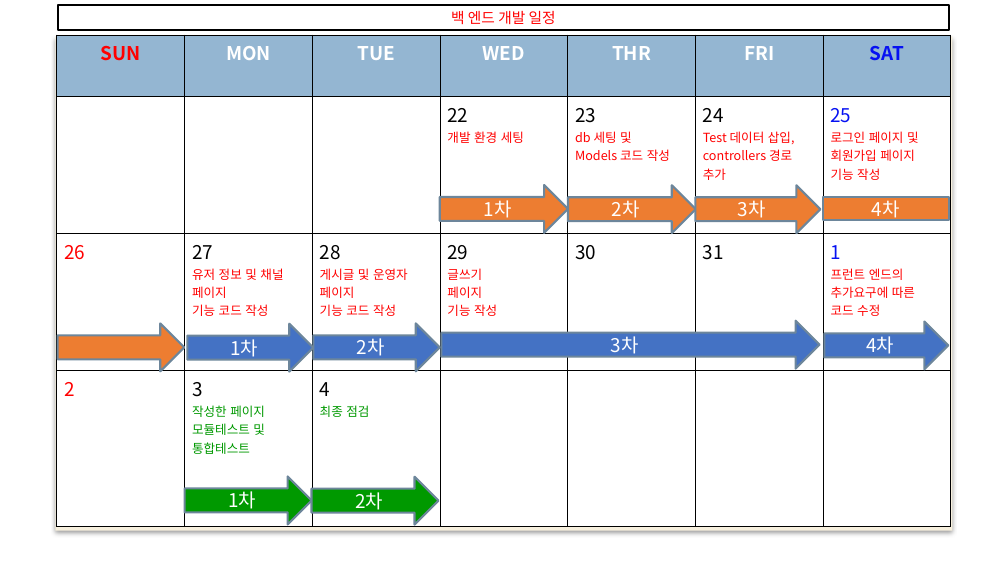
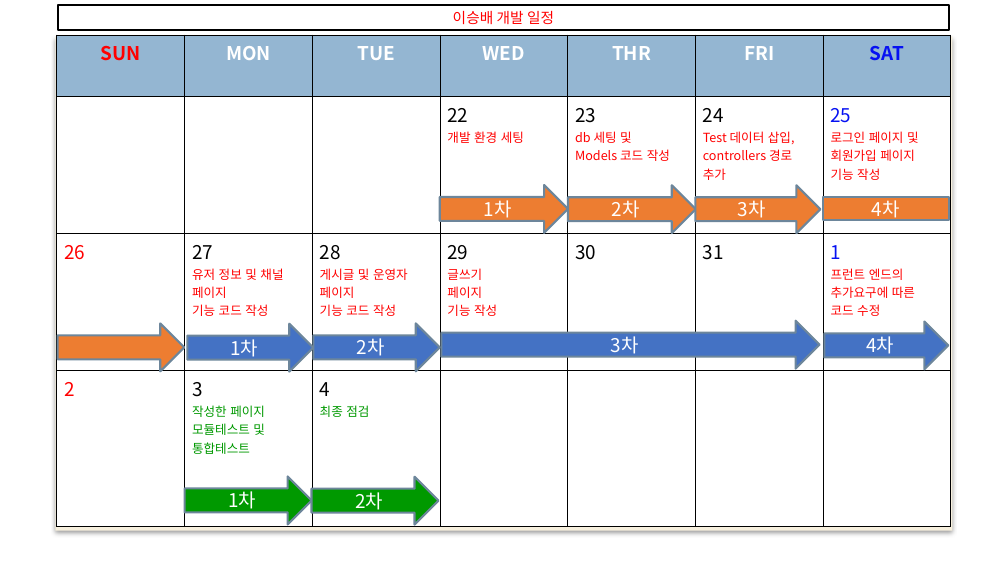
Before and after one commit to web5-kimgangmoon/teamproject_cloneCoding-Kim-Lee-Son-, a slide deck: slide 23 of 스케줄표.pptx (slide 19 before the commit). Drawn at 1008x567 pixels with LibreOffice and Linux fonts; fonts in the diff are those of the drawing; background and template pictures are left out. Boxes give left, top, right and bottom in pixels: in the first picture for what was removed or moved away, otherwise in the second. Text is boxed around its words. In the diff, an @@ line names an element or a change of style, - is before the commit and + after.

```diff
--- a/스케줄표.pptx
+++ b/스케줄표.pptx
@@ text in rectangle at bbox=[453, 11, 554, 24]: text changed @@
-  백 엔드 개발 일정
+  이승배 개발 일정
```
Also in this commit, not shown: 9 other slides changed, 3 slides added.
